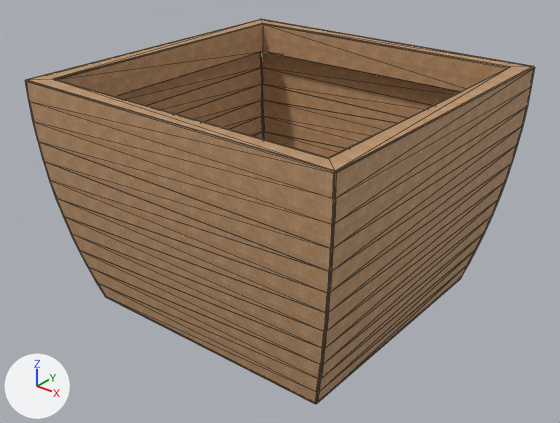
What one commit did to the OBJ model tree_model/tree_pot.obj.
One viewpoint serves both versions: a 50 mm camera at (6.27, -6.03, 2.24) aimed at (1.42, 0.04, -1.52). The axes (+X, +Y, +Z) are drawn at lower left. The lights are the same throughout. Mesh edges are drawn as thin lines. Where no turn or scale is listed for an object, it has been applied to the vertices.

In view in the first picture: 'obj1'.
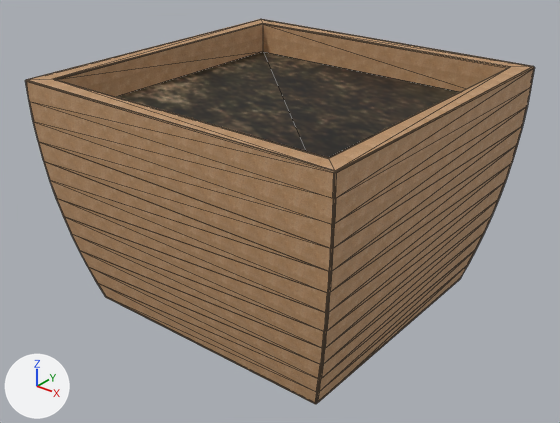
Changed parts and their boxes [x1, y1, x2, y2] in the pictures (560 x 423 px):
'obj2', added: after [117, 52, 459, 158]

What the commit changed:
Picture 'ground.png' (img_ground_png) is new.
Material 'mat1' (mat_mat1) is new.
Its texture is img_ground_png.
Its roughness is 0.736.
Mesh me_obj2 is new.
It has 4 vertices, 2 faces and spans x -0.29..3.1, y -1.47..1.82, z -0.35.
It uses material mat_mat1 (picture img_ground_png).
Object 'obj2' (ob_obj2) is new; it shows me_obj2.
Its location is (0.0, 0.0, 0.0).
